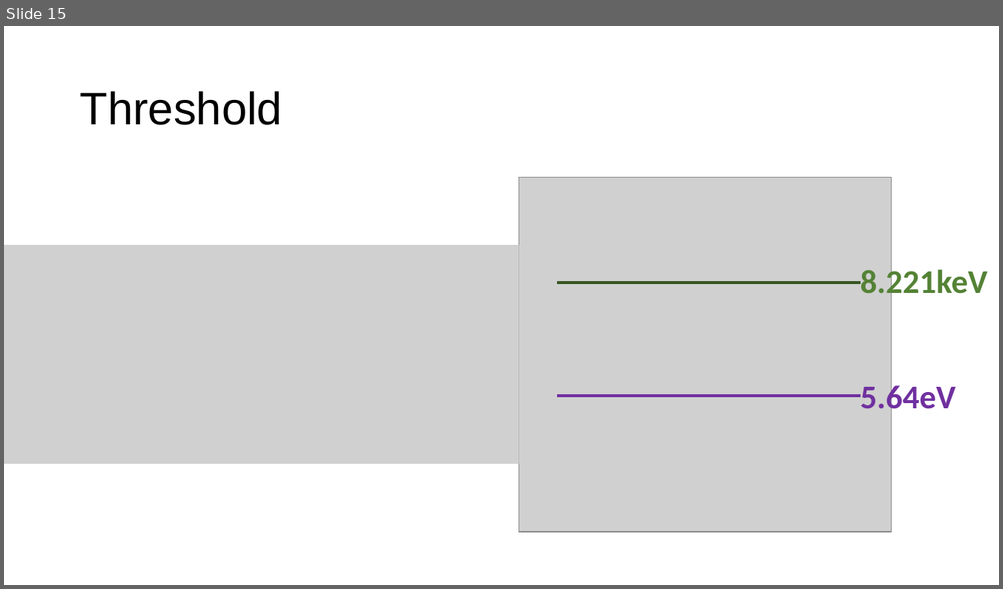
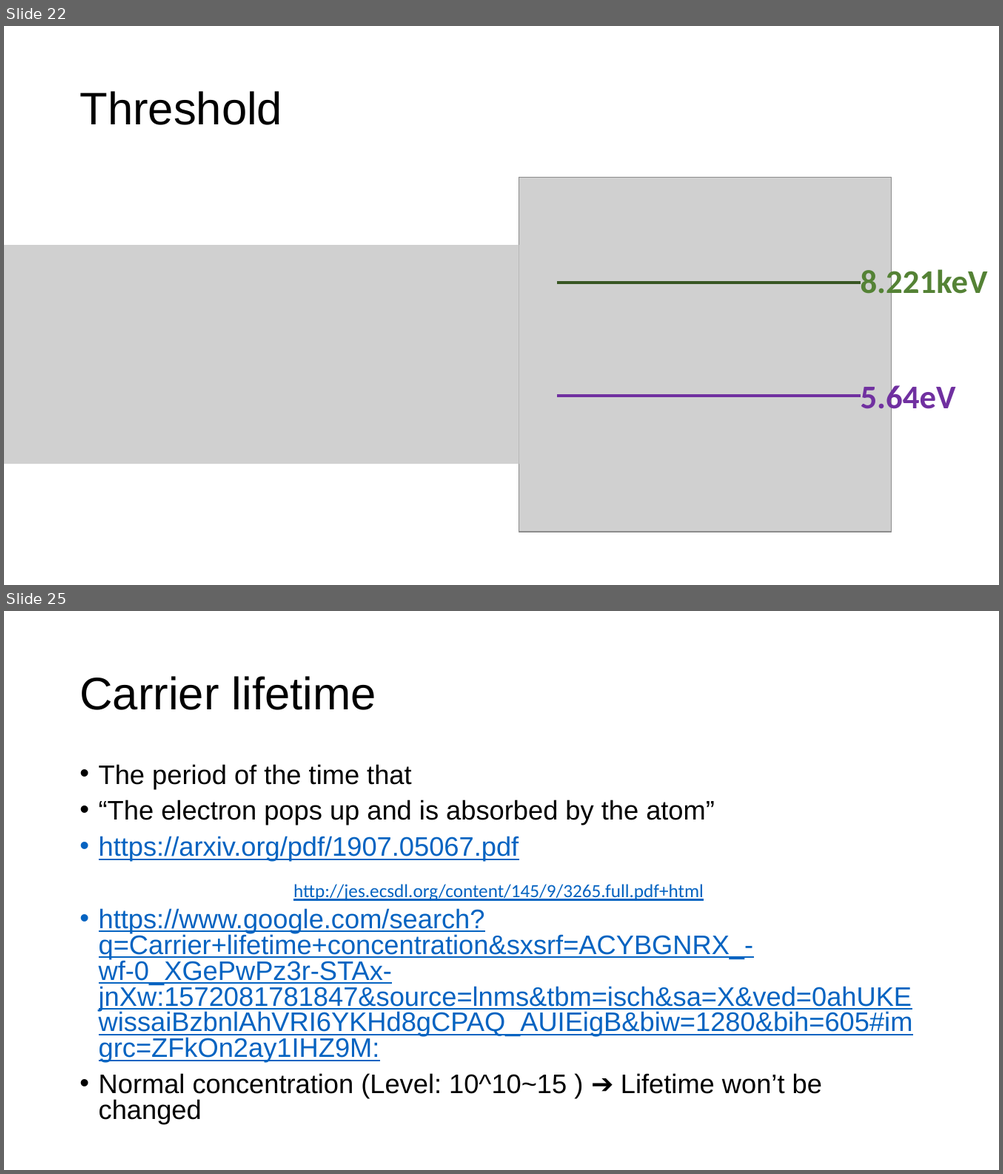
Before and after one commit to chihyeh/IoPAS_GeIA, a slide deck: Report/Signal_threshold_prediction.pptx. Shown one above the other, each under a label of ours: slide 15 before the commit, slides 22 and 25 after it; the slides between them are not shown. The pictures are 1003x589 and 1003x1174 pixels, drawn with LibreOffice and Linux fonts; fonts in the diff are those of the drawing; grey boxes stand for pictures. Boxes give left, top, right and bottom in pixels: in the first picture for what was removed or moved away, otherwise in the second. Text is boxed around its words. In the diff, an @@ line names an element or a change of style, - is before the commit and + after.

```diff
--- a/Report/Signal_threshold_prediction.pptx
+++ b/Report/Signal_threshold_prediction.pptx
@@ slide 25 added at (4,611,999,1170), background #FFFFFF @@
@@ title added at (79,676,376,710), 44 pt, text #000000 @@
+Carrier lifetime
@@ text added at (99,764,913,1125), 25.9 pt, text #0563C1, underline @@
+• The period of the time that
+• “The electron pops up and is absorbed by the atom”
+• https://arxiv.org/pdf/1907.05067.pdf
+• https://www.google.com/search?q=Carrier+lifetime+concentration&sxsrf=ACYBGNRX_-wf-0_XGePwPz3r-STAx-jnXw:1572081781847&source=lnms&tbm=isch&sa=X&ved=0ahUKEwissaiBzbnlAhVRI6YKHd8gCPAQ_AUIEigB&biw=1280&bih=605#imgrc=ZFkOn2ay1IHZ9M:
+• Normal concentration (Level: 10^10~15 ) ➔ Lifetime won’t be changed
@@ text added at (293,884,703,901), 18 pt, text #0563C1, underline @@
+http://jes.ecsdl.org/content/145/9/3265.full.pdf+html
@@ what was slide 15 is now slide 22 @@
```
Also in this commit, not shown: 3 slides changed, 10 other slides added, 1 slide removed, 9 other files.
